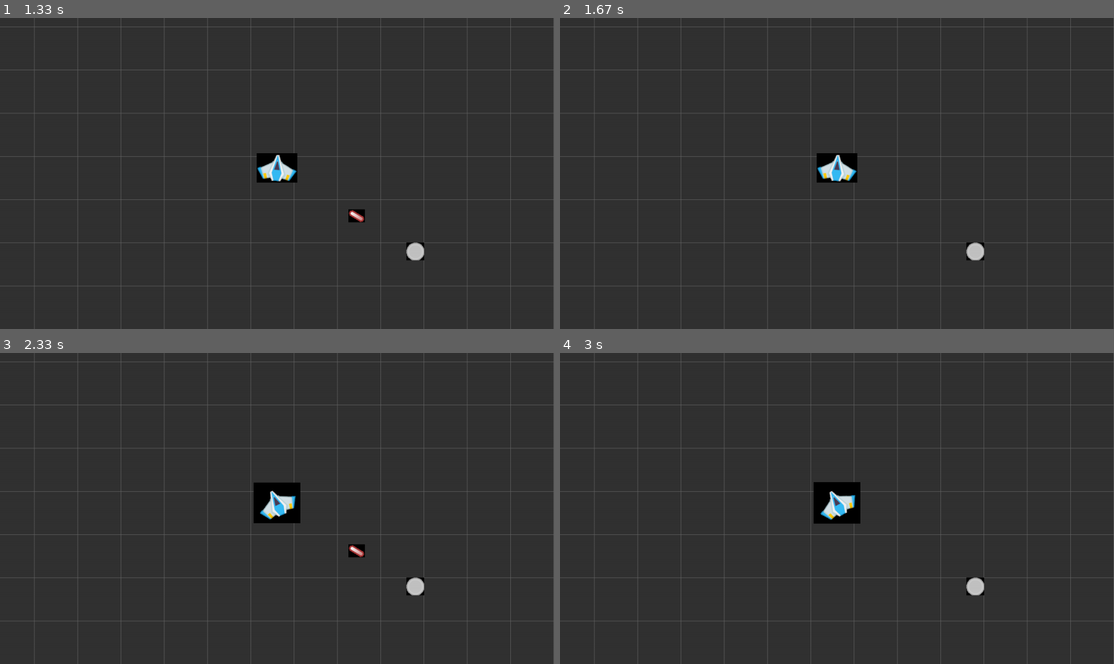
Above: before the commit, frames 1-4 (two rows, left to right).
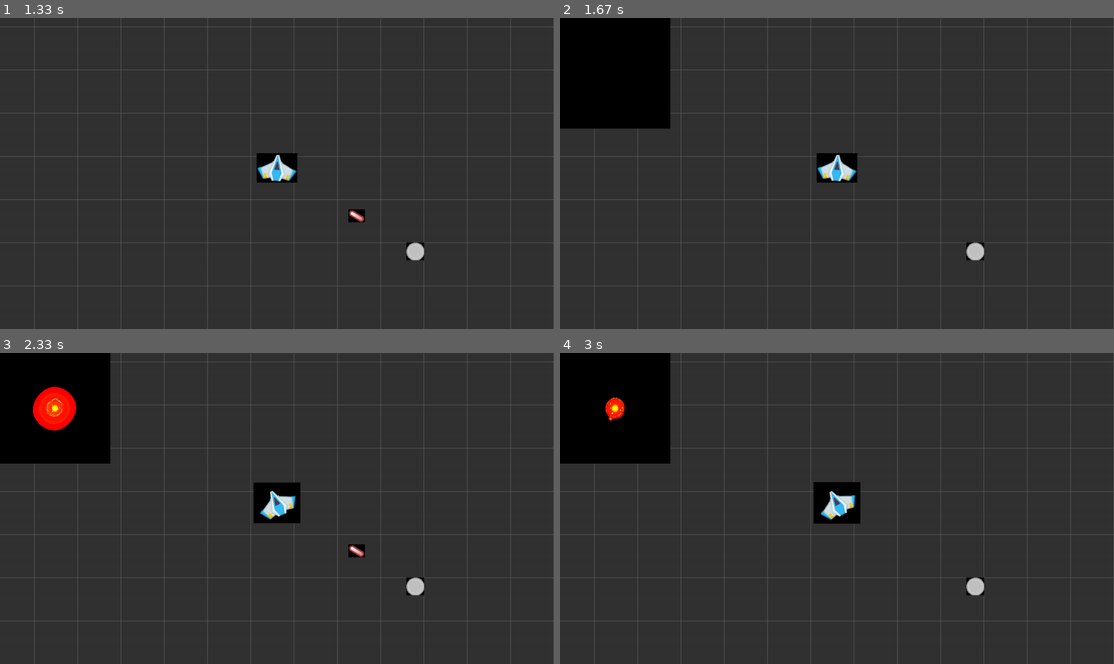
Above: after the commit, the same moments.

Repository: genericprogrammerdude/pygamengn
Game: pygame game, started from main.py
Two runs of this game, one before a commit and one after it. Both use one fixed random seed, a clock stepped at 60 frames per second and the inputs below.
Inputs:
- Up to frame 1 (1.33 s): tap F at 0.33 s; tap E at 0.67 s
- Up to frame 2 (1.67 s): no input
- Up to frame 3 (2.33 s): hold S from 2 s (still down)
- Up to frame 4 (3 s): release S at 2.47 s; hold D from 2.5 s (still down); tap F at 2.57, 2.87 s

Frame 1 is identical in both runs. In frame 2, 7.1% of the frame differs, in the area x 0-20%, y 0-36%; in frame 3, 7.1%; in frame 4, 7.1%.

Commit message:
Added AnimatedTexture and collision explosion on the ship

Diff:
--- /dev/null
+++ b/GameEngine/animated_texture.py
@@ -0,0 +1,49 @@
+import pygame
+
+from game_object import GameObject
+
+
+class AnimatedTexture(GameObject):
+
+    def __init__(self, image_fname, frame_size, duration):
+        super().__init__(image_fname, False)
+        self.frame_size = frame_size
+        self.duration = duration
+        self.animation_time = 0
+        self.is_playing = False
+
+        # Build frame images from atlas
+        self.frames = []
+        for y in range(0, self.rect.height, frame_size[1]):
+            for x in range(0, self.rect.width, frame_size[0]):
+                rect = pygame.Rect(x, y, frame_size[0], frame_size[1])
+                frame = self.image.subsurface(rect)
+                self.frames.append(frame)
+        self.image = self.frames[0]
+        self.rect = self.image.get_rect()
+
+    def update(self, delta):
+        super().update(delta)
+
+        if self.is_playing:
+            # Figure out which frame to use and set the image
+            progress = 1.0 * self.animation_time / self.duration
+            frame_index = round(progress * len(self.frames))
+            if frame_index < len(self.frames):
+                self.image = self.frames[frame_index]
+
+            self.rect = self.image.get_rect()
+
+            # Update animation time
+            self.animation_time = self.animation_time + delta
+            if self.animation_time > self.duration:
+                self.reset()
+
+    def play(self):
+        self.is_playing = True
+
+    def reset(self):
+        """Resets the animation and leaves the object ready to play from the start."""
+        self.animation_time = 0
+        self.is_playing = False
+        self.kill()
--- a/GameEngine/camera_aware_group.py
+++ b/GameEngine/camera_aware_group.py
@@ -1,5 +1,6 @@
 import math
 import pygame
+from animated_texture import AnimatedTexture
 
 
 class CameraAwareGroup(pygame.sprite.LayeredUpdates):
@@ -50,9 +51,10 @@
         if self.target:
             collisions = pygame.sprite.spritecollide(self.target, self, False)
             for sprite in collisions:
-                if sprite != self.target:
+                if sprite != self.target and not isinstance(sprite, AnimatedTexture):
                     collision = pygame.sprite.collide_mask(self.target, sprite)
                     if collision:
+                        self.target.collide(sprite, collision)
                         sprite.kill()
 
     def __draw_grid(self, surface):
--- a/GameEngine/game_object.py
+++ b/GameEngine/game_object.py
@@ -4,7 +4,7 @@
 class GameObject(pygame.sprite.Sprite):
     """Basic game object."""
 
-    def __init__(self, image_fname):
+    def __init__(self, image_fname, is_collidable=True):
         super().__init__()
 
         # Set the image to use for this sprite.
@@ -14,8 +14,9 @@
         self.scale = 1.0
         self.heading = 0.0
         self.pos = pygame.math.Vector2(0.0, 0.0)
-        self.__dirty_image = True
-        self.mask = None  # The mask will be built on the first update()
+        self.dirty_image = True
+        self.is_collidable = is_collidable
+        self.mask = None  # The mask will be built on the first trasnform()
 
     def update(self, delta):
         """Updates the game object. Delta time is in ms."""
@@ -25,11 +26,12 @@
     def transform(self):
         """Transforms the object based on current heading, scale, and position."""
         # Rotate and scale if necessary
-        if self.__dirty_image:
+        if self.dirty_image:
             self.image = pygame.transform.rotozoom(self.image_original, self.heading, self.scale)
             self.rect = self.image.get_rect()
-            self.mask = pygame.mask.from_surface(self.image)
-            self.__dirty_image = False
+            if self.is_collidable:
+                self.mask = pygame.mask.from_surface(self.image)
+            self.dirty_image = False
 
         # Translate
         topleft = self.pos - pygame.math.Vector2(self.rect.width / 2.0, self.rect.height / 2.0)
@@ -37,7 +39,7 @@
 
     def set_scale(self, scale):
         """Sets the scale of the sprite."""
-        self.__dirty_image = (self.scale != scale)
+        self.dirty_image = (self.scale != scale)
         self.scale = scale
 
     def set_pos(self, pos):
@@ -46,7 +48,7 @@
 
     def set_heading(self, heading):
         """Sets the orientation of the game object."""
-        self.__dirty_image = (self.heading != heading)
+        self.dirty_image = (self.heading != heading)
         self.heading = heading
 
     def kill_when_off_screen(self):
--- a/GameEngine/projectile.py
+++ b/GameEngine/projectile.py
@@ -6,3 +6,6 @@
     def kill_when_off_screen(self):
         """This can be used by the Sprite Group to know if the object should be killed when it goes off screen."""
         return True
+
+    def collide(self, collider, local_pos):
+        None
--- a/GameEngine/ship.py
+++ b/GameEngine/ship.py
@@ -1,4 +1,6 @@
 import pygame
+
+from animated_texture import AnimatedTexture
 from game_object import GameObject
 
 
@@ -9,6 +11,7 @@
         super().__init__(image_fname)
         self.velocity = 0.0
         self.velocity_decay_factor = velocity_decay_factor
+        self.explosion = AnimatedTexture("Assets/Explosions/explosion1.png", (256, 256), 2000)
 
     def update(self, delta):
         """Updates the ship."""
@@ -25,3 +28,10 @@
     def set_velocity(self, velocity):
         """Sets the ship's velocity in screen units per second."""
         self.velocity = velocity
+
+    def collide(self, collider, local_pos):
+        group = self.groups()[0]
+        group.add(self.explosion)
+        group.move_to_front(self.explosion)
+        self.explosion.set_pos(self.pos)
+        self.explosion.play()
Binary file added: Assets/Explosions/explosion1.png
Binary file added: Assets/Explosions/explosion2.png
Binary file added: Assets/Explosions/explosion3.png
Binary file added: Assets/Explosions/explosion4.png
